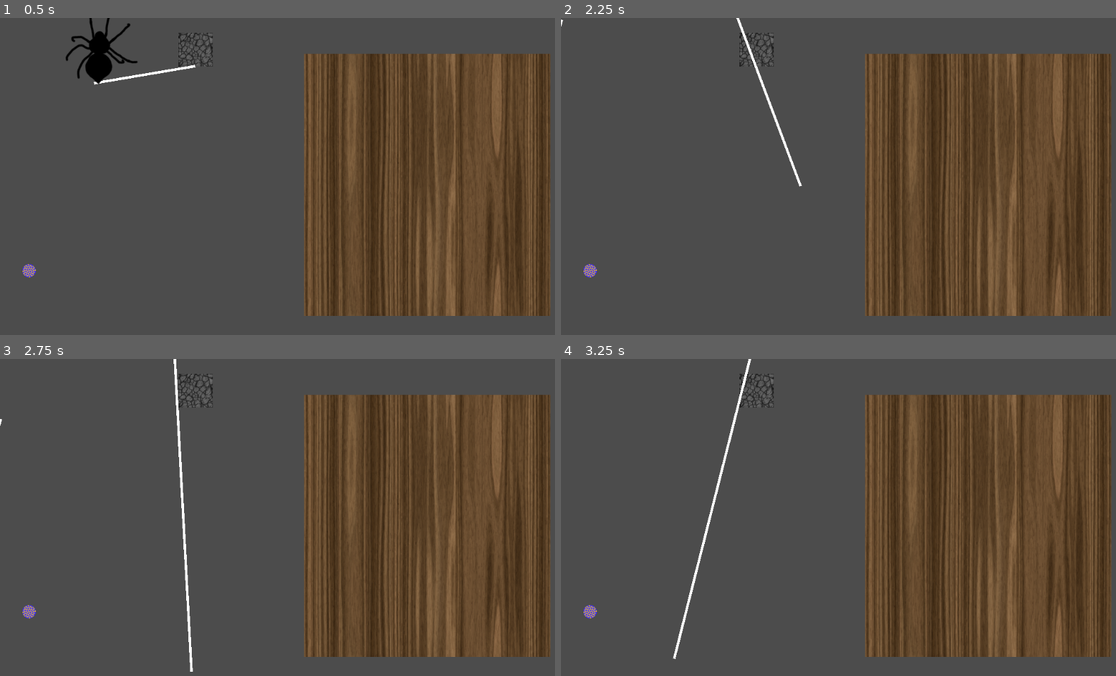
Above: before the commit, frames 1-4 (two rows, left to right).
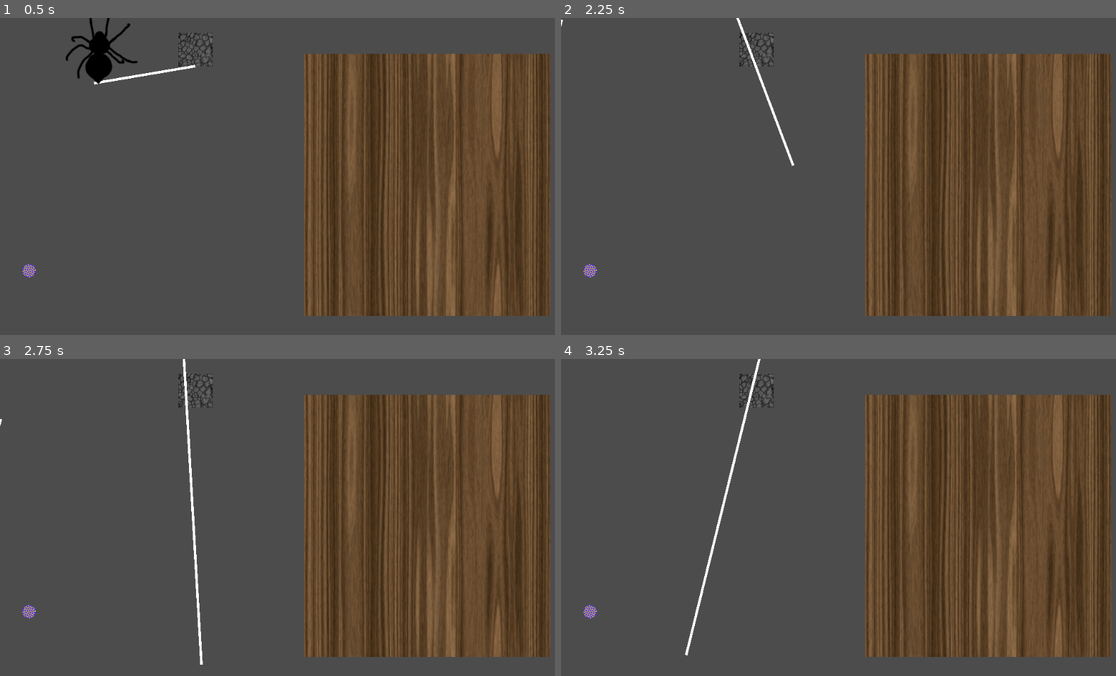
Above: after the commit, the same moments.

Repository: MarmotaGames/aracnotopia
Game: Godot game, scene res://levels/newWebTest/stretchAndMomentumTest.tscn
Same seed, same stepped clock (60 frames per second), same inputs: the game is played once before the commit and once after it. This scene is started directly instead of the project's main scene.
Inputs (mouse positions are in pixels of both pictures, inside the frame that each line leads up to):
- Up to frame 1 (0.5 s): no input
- Up to frame 2 (2.25 s): move the mouse to (816, 249) at 0.52 s; hold Up (ui_up) 0.53-2.03 s; tap Ctrl (attachOrDetachFromArea) at 0.6 s; click (816, 249) at 0.67 s; tap L (dropFromWeb) at 0.8, 1.35 s; move the mouse to (1010, 233) at 1.27 s; click (1010, 233) at 1.55 s; move the mouse to (672, 132) at 2.02 s; press the mouse at (672, 132) at 2.03 s; hold Left (ui_left) from 2.03 s (still down)
- Up to frame 3 (2.75 s): keep holding Left (ui_left); tap Ctrl (attachOrDetachFromArea) at 2.3 s
- Up to frame 4 (3.25 s): keep holding Left (ui_left); move the mouse to (871, 523) at 2.77 s; release the mouse at (871, 523) at 2.78 s; tap Ctrl (attachOrDetachFromArea) at 2.85 s; click (871, 523) at 2.92 s; tap L (dropFromWeb) at 3.05 s

Frame 1 is identical in both runs. In frame 2, less than 0.1% of the frame differs, in the area x 31-44%, y 0-54%; in frame 3, 1.0%; in frame 4, 1.0%, in the area x 20-36%, y 0-95%.

Commit message:
Remove some useless stuff

Diff:
--- a/GodotProject/player/Player_rigido.gd
+++ b/GodotProject/player/Player_rigido.gd
@@ -22,15 +22,12 @@
 var direction = Vector2(0,-1)
 var angle = 0
 var moving #verifica se o player está andando nesse momento
-var nudgeLeft = false
-var nudgeRight = false
 
 var dirKeys = [0, 0, 0, 0]
 #Guarda as teclas direcionais que estão sendo apertadas (1: apertado 0: não)
 #up, down, left, right, nessa ordem
 
-var fator = 1
-var velocidadeDeLancamento = 800
+var velocidadeDeLancamento = 500
 var lancamento = false
 var webAngular
 
@@ -62,10 +59,6 @@
 			webNode.apply_impulse(webNode.position,Vector2(400,0))
 
 	if lancamento: #calcular velocidade de lançamento
-		if rotation > 0:
-			fator = -1
-		else:
-			fator = 1
 		if y > 0:
 			y*=-1 #dark magic
 		set_linear_velocity(Vector2(x*-1,y)*webLength*velocidadeDeLancamento)
@@ -75,7 +68,6 @@
 		lancamento = false
 
 func _physics_process(delta):
-
 	if fall:
 		$SpiderCollisionShape.rotation_degrees = 90
 		$SpiderFallingArea/CollisionShape2D.rotation_degrees = 90
@@ -92,7 +84,6 @@
 
 	if fall or spiderIsLaunchingWeb:
 		resetInput()
-
 	elif not spiderOnWeb:
 		$SpiderCollisionShape.rotation_degrees = 0
 		$SpiderFallingArea/CollisionShape2D.rotation_degrees = 0
@@ -105,18 +96,16 @@
 
 	if not spiderIsLaunchingWeb:
 		checkAttachOrDettach()
-
-	if not fall and not spiderIsLaunchingWeb:
-		update_direction()
-
-		if 1 in dirKeys:
-			#Verifica se alguma das teclas direcionais está apertada
-			#e processa o movimento
-			set_linear_velocity(direction.normalized()*speed)
-			moving = true
-		else:
-			set_linear_velocity(Vector2(0,0))
-			moving = false
+		if not fall:
+			update_direction()
+			if 1 in dirKeys:
+				#Verifica se alguma das teclas direcionais está apertada
+				#e processa o movimento
+				set_linear_velocity(direction.normalized()*speed)
+				moving = true
+			else:
+				set_linear_velocity(Vector2(0,0))
+				moving = false
 
 	if not spiderOnWeb:
 		if Input.is_action_pressed("launchWeb"):
@@ -124,7 +113,6 @@
 				webNode.stretch("launch")
 				$AnimatedSprite.playing = true
 				webNode.show()
-
 			else:
 				if moving:
 					moving = false
@@ -135,7 +123,6 @@
 				get_parent().add_child(webInstance)
 				loadWebNodes()
 				webNode.hide()
-
 				var webPosition = self.global_position
 				webPosition.y -= 56
 				webNode.set_global_position(webPosition)
@@ -211,7 +198,6 @@
 			$AnimatedSprite.playing = false
 			$StickTimer.start()
 			if spiderOnWeb:
-				webNode.isStretching = false
 				spiderOnWeb = false
 				webPinJointNode.set_node_b("")
 				stonePinJointNode.set_node_b("")
--- a/GodotProject/web/Web.gd
+++ b/GodotProject/web/Web.gd
@@ -6,15 +6,12 @@
 onready var spriteScale = $Sprite.get_scale()
 onready var topPosition = $Sprite/Position2DTop.get_global_position()
 onready var bottomPosition = $Sprite/Position2DBottom.get_global_position()
-var isStretching = false
 
-var stretchSpeed = 10
-var webLaunchSpeed = 7
+var stretchSpeed = 0.015
+var webLaunchSpeed = 0.06
 var inferiorStretchLimit = 0.3
 var superiorStretchLimit = 2
 var launchLimit = 3
-var velocidadeDeLancamento = 40
-#var velocidadeDeLancamento = 25000
 var fator = 1
 
 func _physics_process(delta):
@@ -24,27 +21,23 @@
 		elif Input.is_action_pressed("ui_up"):
 			stretch("up")
 		else:
-			isStretching = false
+			pass
 
 	if Input.is_action_just_pressed("dropFromWeb"):
 		if spiderNode.spiderOnWeb:
-			isStretching = false
 			spiderNode.spiderOnWeb = false
 			$PinJoint2D.set_node_b("")
 			stonePinJointNode.set_node_b("")
 			self.queue_free()
 
 func stretch(direction):
-	isStretching = true
-
 	spriteScale = $Sprite.get_scale()
-
 	if direction == "down" and spriteScale.y < superiorStretchLimit:
-		spriteScale.y += 0.001*stretchSpeed
+		spriteScale.y += stretchSpeed
 	elif direction == "up" and spriteScale.y > inferiorStretchLimit:
-		spriteScale.y -= 0.001*stretchSpeed
+		spriteScale.y -= stretchSpeed
 	elif direction == "launch" and spriteScale.y < launchLimit:
-		spriteScale.y += 0.01*webLaunchSpeed
+		spriteScale.y += webLaunchSpeed
 
 	$Sprite.set_scale(spriteScale)
 	$CollisionShape2D.set_scale(spriteScale)
